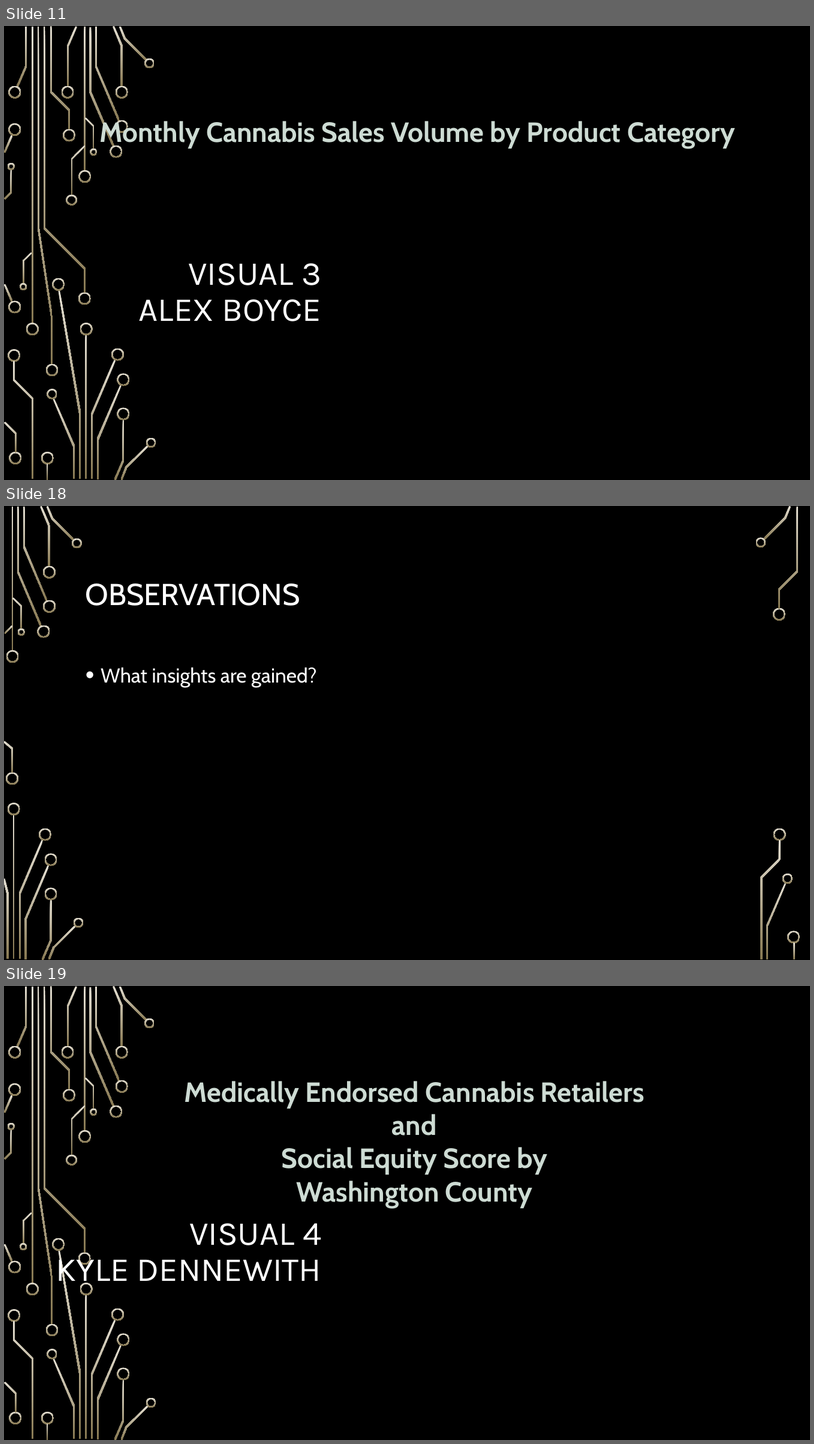
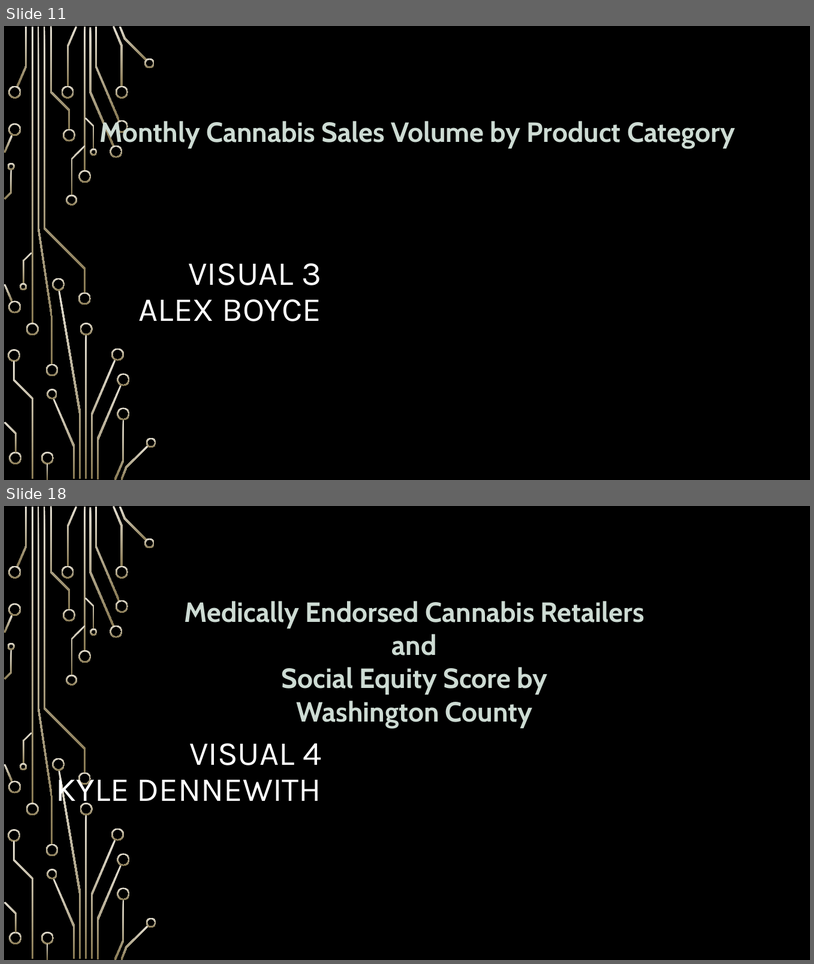
Before and after one commit to nood-leog/CS445-Group, a slide deck: Final Presentation Slides.pptx. Shown one above the other, each under a label of ours: slides 11, 18 and 19 before the commit, slides 11 and 18 after it; the slides between them are not shown. The pictures are 814x1444 and 814x964 pixels, drawn with LibreOffice and Linux fonts; fonts in the diff are those of the drawing; background and template pictures are left out. Boxes give left, top, right and bottom in pixels: in the first picture for what was removed or moved away, otherwise in the second. Text is boxed around its words. In the diff, an @@ line names an element or a change of style, - is before the commit and + after.

```diff
--- a/Final Presentation Slides.pptx
+++ b/Final Presentation Slides.pptx
@@ slide 18 removed at box(4, 506, 810, 960), background picture (left out) @@
@@ title removed at box(86, 583, 300, 606) @@
-OBSERVATIONS
@@ text removed at box(101, 667, 317, 687) @@
-• What insights are gained?
@@ group removed at box(4, 506, 801, 960): 33 freeform shapes, 3 rectangles @@
@@ what was slide 19 is now slide 18 @@
```
Also in this commit, not shown: 6 slides changed, 3 slides added, 3 other slides removed.
